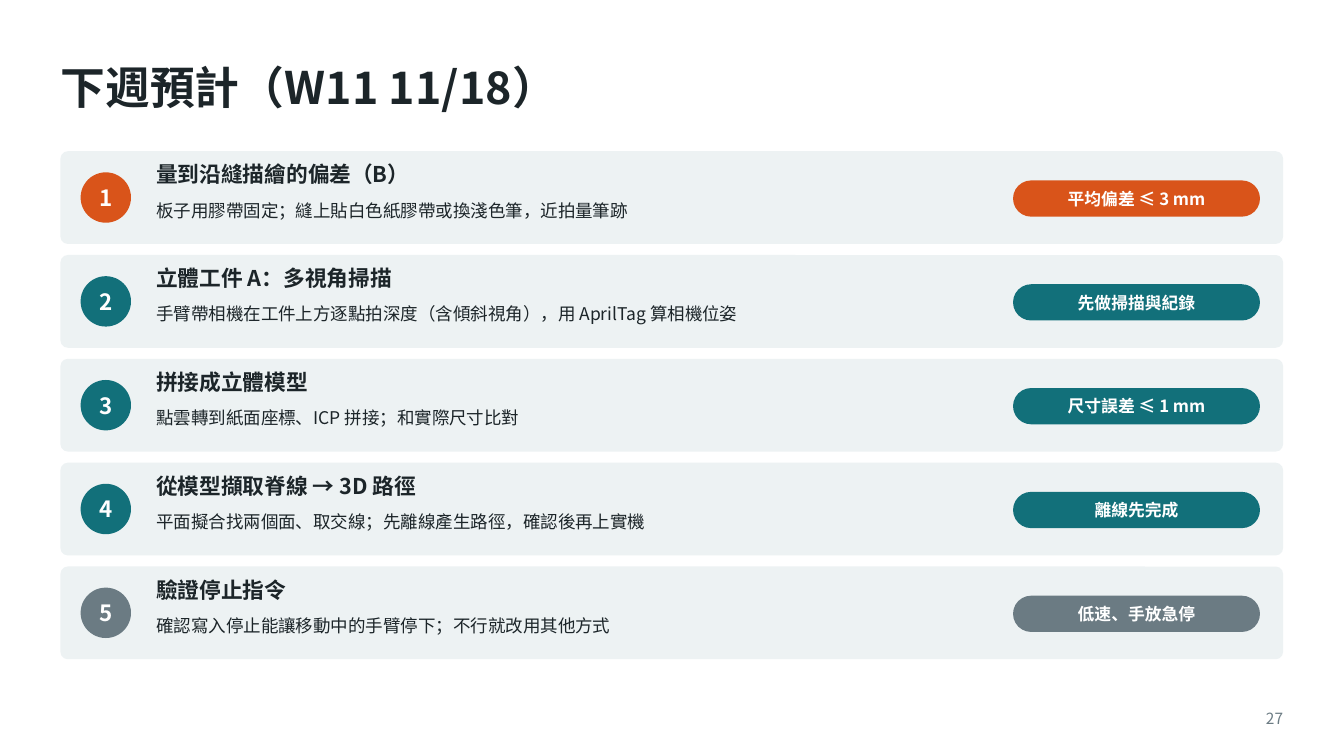
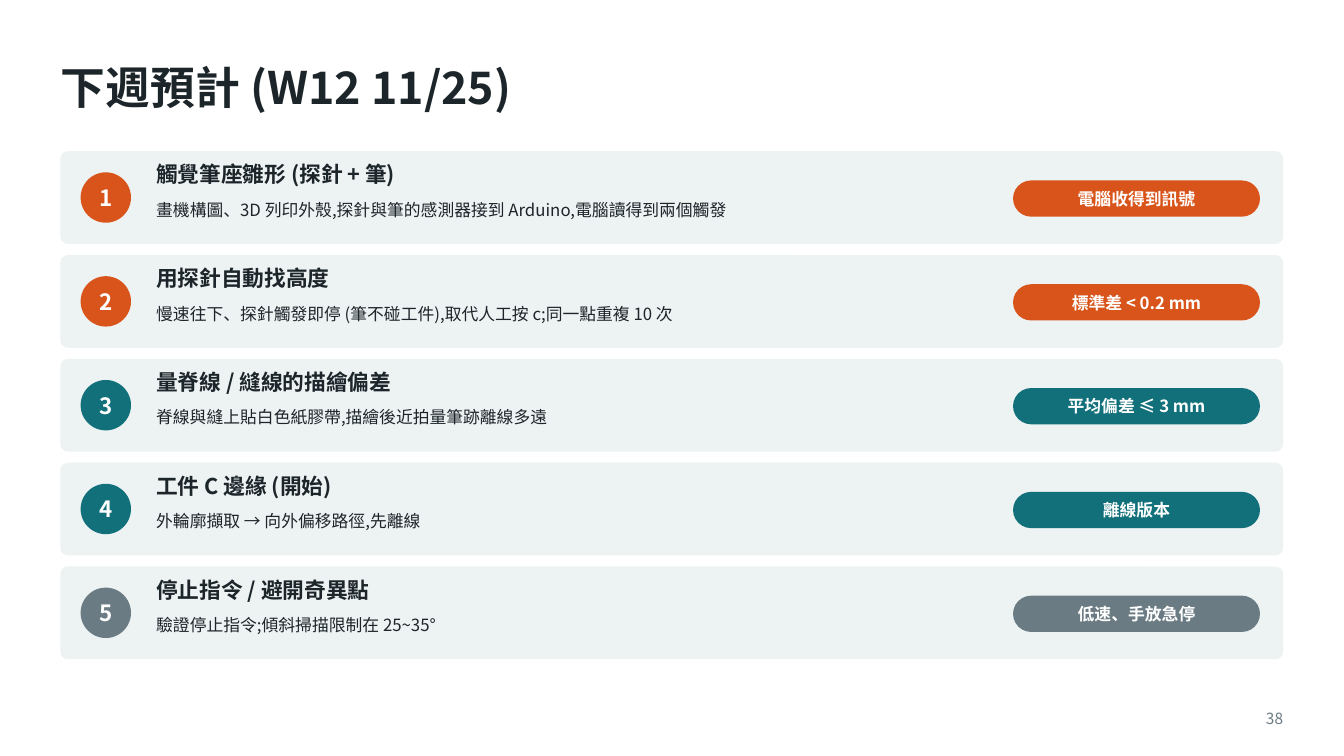
Before and after one commit to Rayyang800/PBL-path-planning, a slide deck: slide 38 of PBL專題規劃報告_三種工件版.pptx (slide 27 before the commit). Drawn at 1344x756 pixels with LibreOffice and Linux fonts; fonts in the diff are those of the drawing. Boxes give left, top, right and bottom in pixels: in the first picture for what was removed or moved away, otherwise in the second. Text is boxed around its words. In the diff, an @@ line names an element or a change of style, - is before the commit and + after.

```diff
--- a/PBL專題規劃報告_三種工件版.pptx
+++ b/PBL專題規劃報告_三種工件版.pptx
@@ title at (60,66,511,113): text changed @@
-下週預計（W11 11/18）
+下週預計 (W12 11/25)
@@ text at (156,161,395,188): text changed @@
-量到沿縫描繪的偏差（B）
+觸覺筆座雛形 (探針 + 筆)
@@ text at (156,202,726,219): text changed; size 12.5 to 12 pt @@
-板子用膠帶固定；縫上貼白色紙膠帶或換淺色筆，近拍量筆跡
+畫機構圖、3D 列印外殼,探針與筆的感測器接到 Arduino,電腦讀得到兩個觸發
@@ text in rounded rectangle at (1078,188,1196,210): text changed @@
-平均偏差 ≤ 3 mm
+電腦收得到訊號
@@ text at (156,267,329,288): text changed @@
-立體工件 A：多視角掃描
+用探針自動找高度
@@ ellipse "2" at (81,276,131,327): fill #12707A to #D9541A @@
@@ rounded rectangle "標準差 < 0.2 mm" at (1013,284,1260,321): fill #12707A to #D9541A @@
@@ text in rounded rectangle at (1072,292,1201,314): text changed @@
-先做掃描與紀錄
+標準差 < 0.2 mm
@@ text at (156,306,673,323): text changed; size 12.5 to 12 pt @@
-手臂帶相機在工件上方逐點拍深度（含傾斜視角），用 AprilTag 算相機位姿
+慢速往下、探針觸發即停 (筆不碰工件),取代人工按 c;同一點重複 10 次
@@ text at (156,368,391,395): text changed @@
-拼接成立體模型
+量脊線 / 縫線的描繪偏差
@@ text at (156,409,547,426): text changed; size 12.5 to 12 pt @@
-點雲轉到紙面座標、ICP 拼接；和實際尺寸比對
+脊線與縫上貼白色紙膠帶,描繪後近拍量筆跡離線多遠
@@ text in rounded rectangle at (1068,398,1205,414): text changed @@
-尺寸誤差 ≤ 1 mm
+平均偏差 ≤ 3 mm
@@ text at (156,472,332,499): text changed @@
-從模型擷取脊線 → 3D 路徑
+工件 C 邊緣 (開始)
@@ text in rounded rectangle at (1103,502,1170,518): text changed @@
-離線先完成
+離線版本
@@ text at (156,513,420,530): text changed; size 12.5 to 12 pt @@
-平面擬合找兩個面、取交線；先離線產生路徑，確認後再上實機
+外輪廓擷取 → 向外偏移路徑,先離線
@@ text at (156,576,369,603): text changed @@
-驗證停止指令
+停止指令 / 避開奇異點
@@ text at (156,617,436,634): text changed; size 12.5 to 12 pt @@
-確認寫入停止能讓移動中的手臂停下；不行就改用其他方式
+驗證停止指令;傾斜掃描限制在 25~35°
@@ page number at (1266,712,1283,724): text changed @@
-27
+38
```
Also in this commit, not shown: 9 other slides changed, 12 slides added, 1 slide removed, 26 other files.
